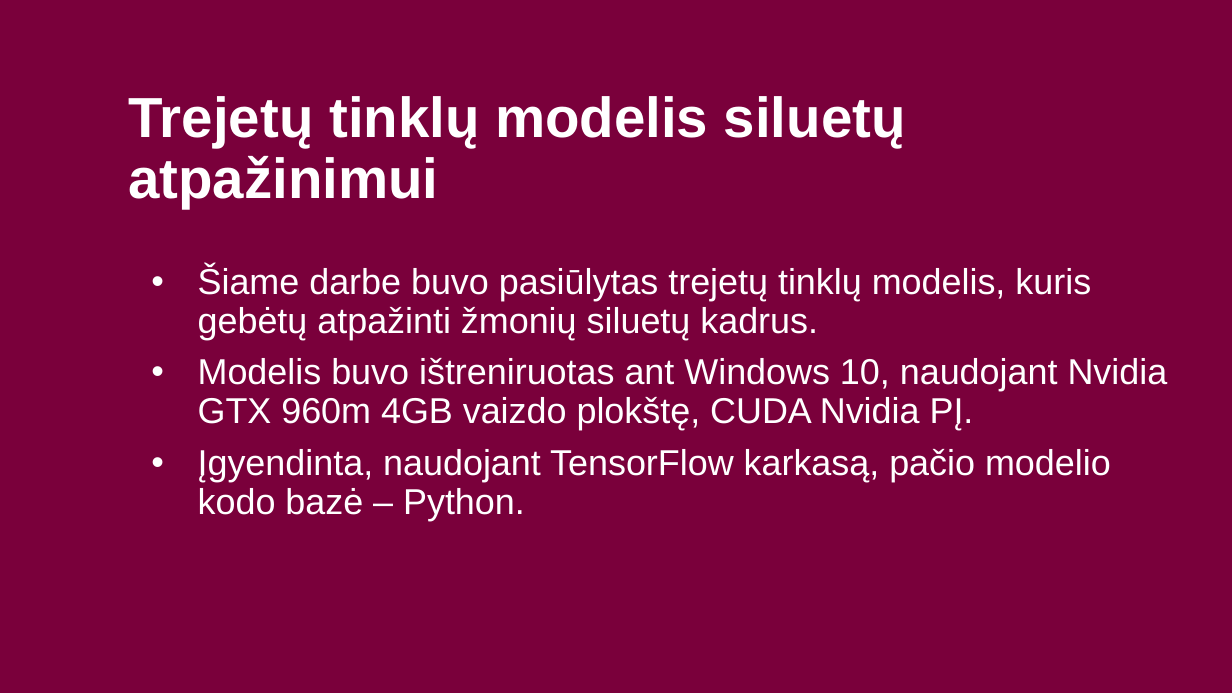
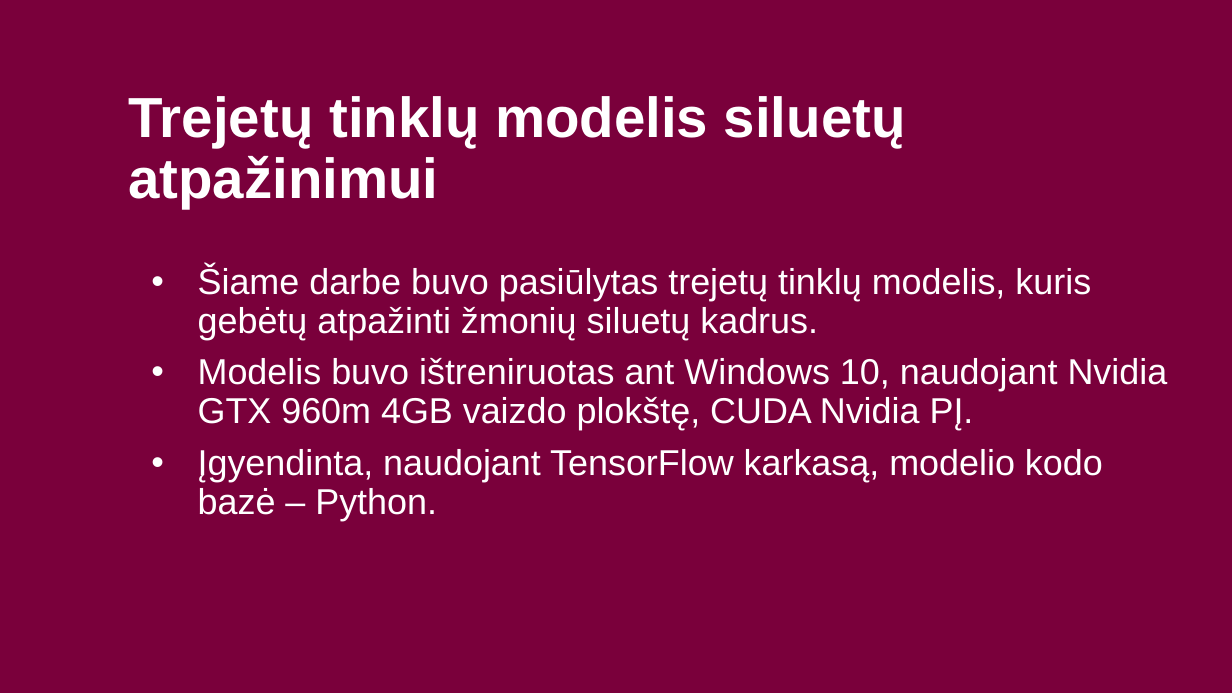
Before and after one commit to butkandrius/kursinis, a slide deck: slide 9 of Presentation/Detalus vaizdų panašumas naudojant trejetų tinklus.pptx. Drawn at 1232x693 pixels with LibreOffice and Linux fonts; fonts in the diff are those of the drawing; background and template pictures are left out. Boxes give left, top, right and bottom in pixels: in the first picture for what was removed or moved away, otherwise in the second. Text is boxed around its words. In the diff, an @@ line names an element or a change of style, - is before the commit and + after.

```diff
--- a/Presentation/Detalus vaizdų panašumas naudojant trejetų tinklus.pptx
+++ b/Presentation/Detalus vaizdų panašumas naudojant trejetų tinklus.pptx
@@ text at (x1=198, y1=449, x2=1103, y2=521): text changed @@
-• Įgyendinta, naudojant TensorFlow karkasą, pačio modelio kodo bazė – Python.
+• Įgyendinta, naudojant TensorFlow karkasą, modelio kodo bazė – Python.
```
Also in this commit, not shown: 4 other slides changed.
